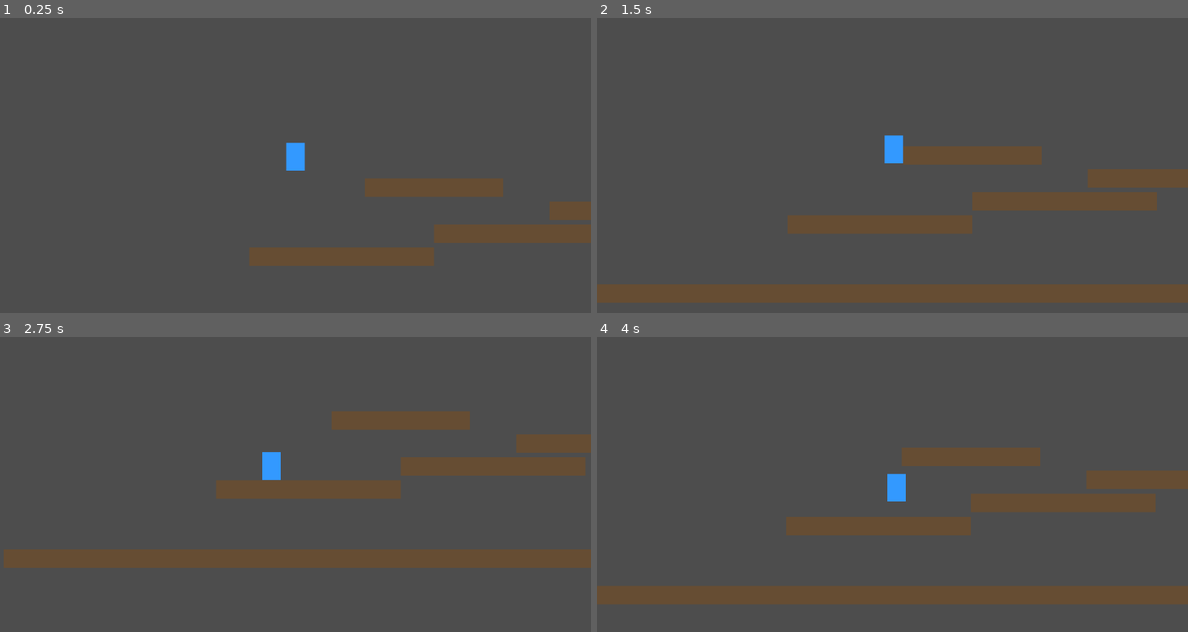
Above: before the commit, frames 1-4 (two rows, left to right).
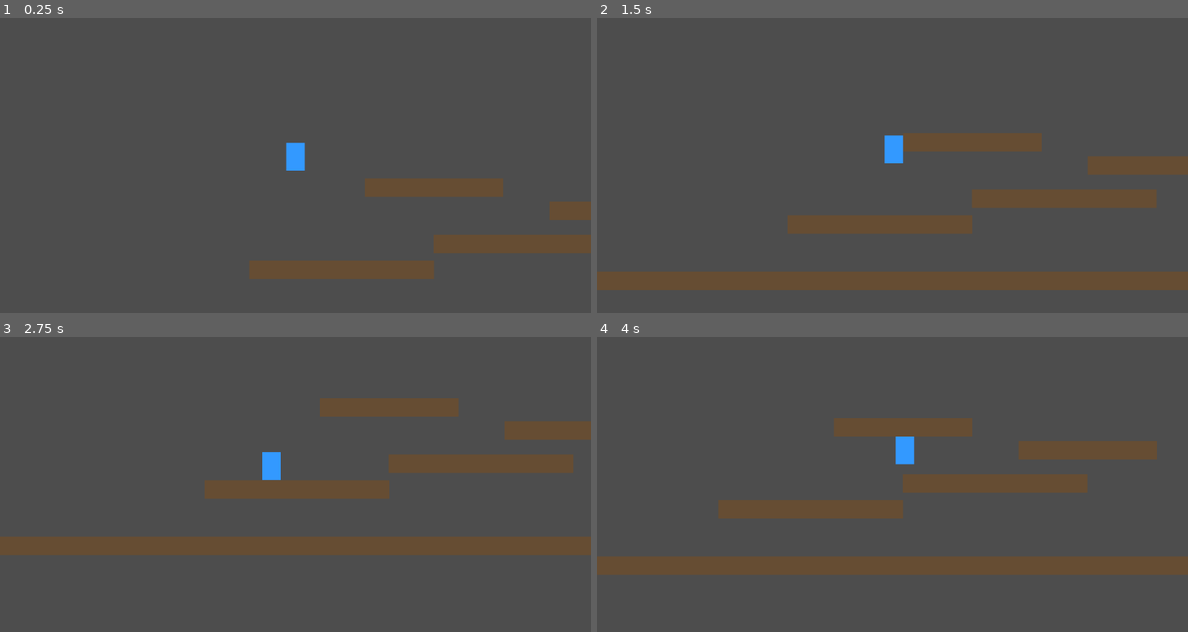
Above: after the commit, the same moments.

Repository: ShadowKnight-13/Platformer-Game
Game: Godot game, scene res://Main.tscn
Same seed, same stepped clock (60 frames per second), same inputs: the game is played once before the commit and once after it.
Inputs:
- Up to frame 1 (0.25 s): no input
- Up to frame 2 (1.5 s): hold D (move_right) from 0.53 s (still down); tap Space (jump) at 0.77 s
- Up to frame 3 (2.75 s): tap Space (jump) at 1.52 s; release D (move_right) at 2.03 s; hold A (move_left) from 2.03 s (still down)
- Up to frame 4 (4 s): release A (move_left) at 2.78 s; hold D (move_right) from 2.78 s (still down); tap Space (jump) at 3.02, 3.77 s

The runs differ from the first frame. In frame 1, 4.2% of the frame differs, in the area x 42-100%, y 70-89%; in frame 2, 12%; in frame 3, 13%; in frame 4, 25%, in the area x 0-100%, y 27-91%.

Commit message:
Update Level.tscn

Diff:
--- a/Level.tscn
+++ b/Level.tscn
@@ -9,11 +9,11 @@
 scale = Vector2(10, 1)
 
 [node name="Platform1" parent="." instance=ExtResource("1_qw8cm")]
-position = Vector2(300, 450)
+position = Vector2(300, 478)
 scale = Vector2(2, 1)
 
 [node name="Platform2" parent="." instance=ExtResource("1_qw8cm")]
-position = Vector2(700, 400)
+position = Vector2(699, 422)
 scale = Vector2(2, 1)
 
 [node name="Platform3" parent="." instance=ExtResource("1_qw8cm")]
